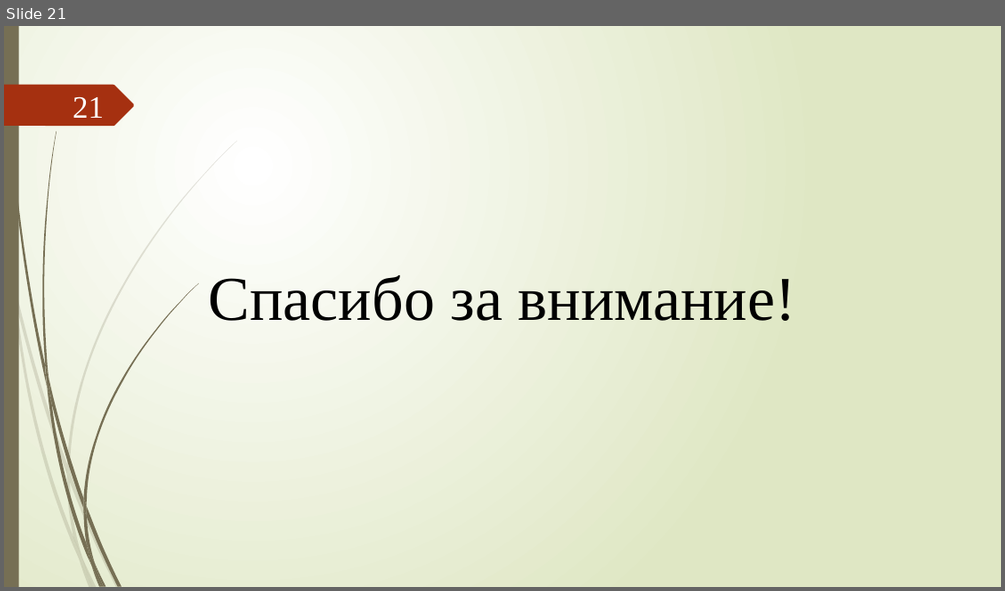
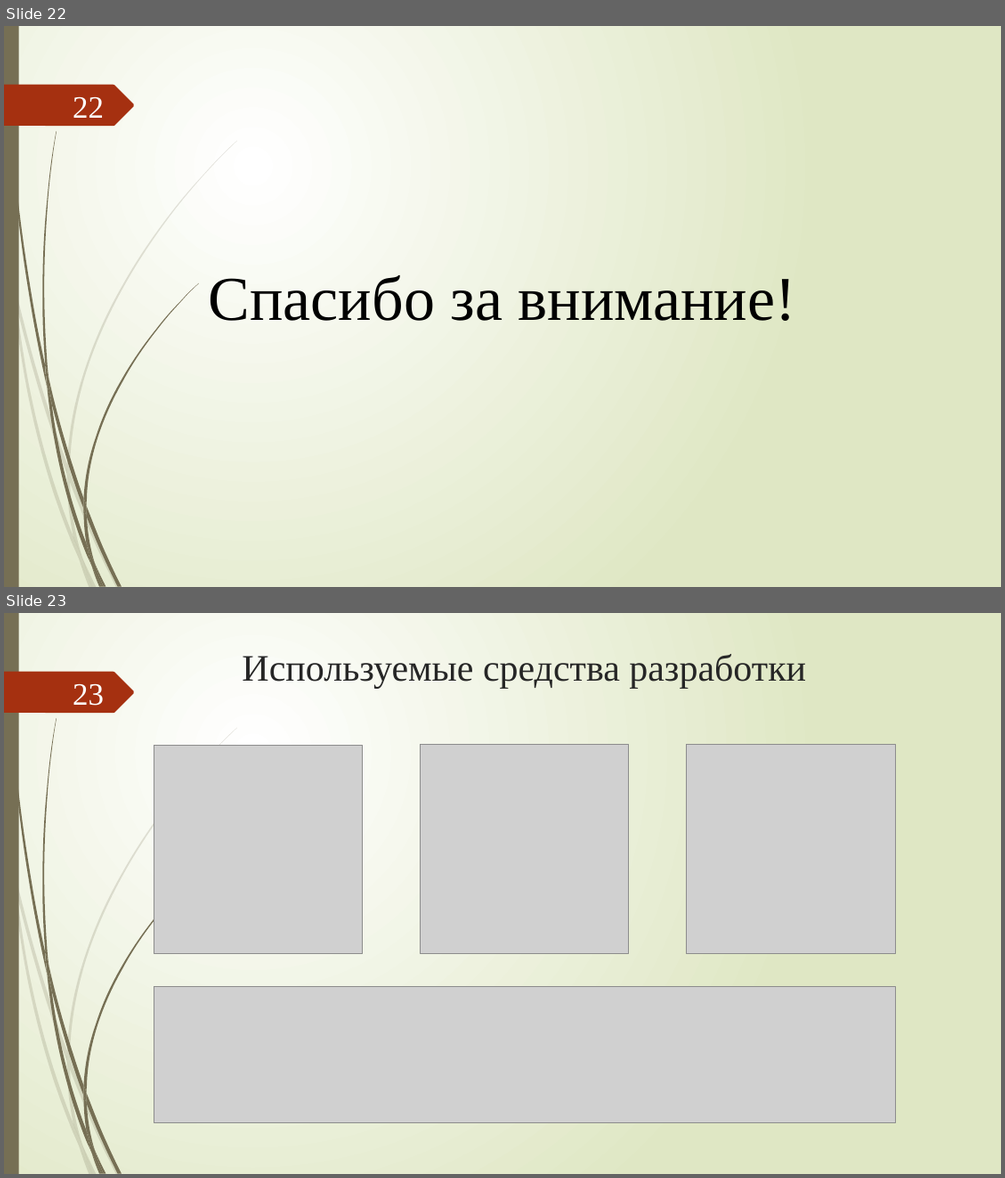
Before and after one commit to xex238/Diploma_2022, a slide deck: docs/Отчёты/ВКР/Новицкий_МПИ-20-4-2_ВКР_Презентация.pptx. Shown one above the other, each under a label of ours: slide 21 before the commit, slides 22 and 23 after it. The pictures are 1005x591 and 1005x1178 pixels, drawn with LibreOffice and Linux fonts; fonts in the diff are those of the drawing; grey boxes stand for pictures. Boxes give left, top, right and bottom in pixels: in the first picture for what was removed or moved away, otherwise in the second. Text is boxed around its words. In the diff, an @@ line names an element or a change of style, - is before the commit and + after.

```diff
--- a/docs/Отчёты/ВКР/Новицкий_МПИ-20-4-2_ВКР_Презентация.pptx
+++ b/docs/Отчёты/ВКР/Новицкий_МПИ-20-4-2_ВКР_Презентация.pptx
@@ slide 23 added at (4, 613, 1001, 1174), background gradient #FFFFFF to #DFE8C4; not listed: 24 template elements that a slide beside it also shows @@
@@ title added at (242, 654, 806, 688), 36 pt, text #262626 @@
+Используемые средства разработки
@@ page number added at (73, 684, 104, 706), 30 pt, text #FEFFFF @@
+23
@@ picture added at (154, 746, 362, 953) @@
@@ picture added at (420, 745, 629, 953) @@
@@ picture added at (687, 745, 896, 953) @@
@@ picture added at (154, 987, 896, 1123) @@
@@ what was slide 21 is now slide 22 @@
@@ page number at (73, 97, 104, 118): text changed @@
-21
+22
```
Also in this commit, not shown: 4 slides changed, 1 other slide added, 1 slide removed, 4 other files.
